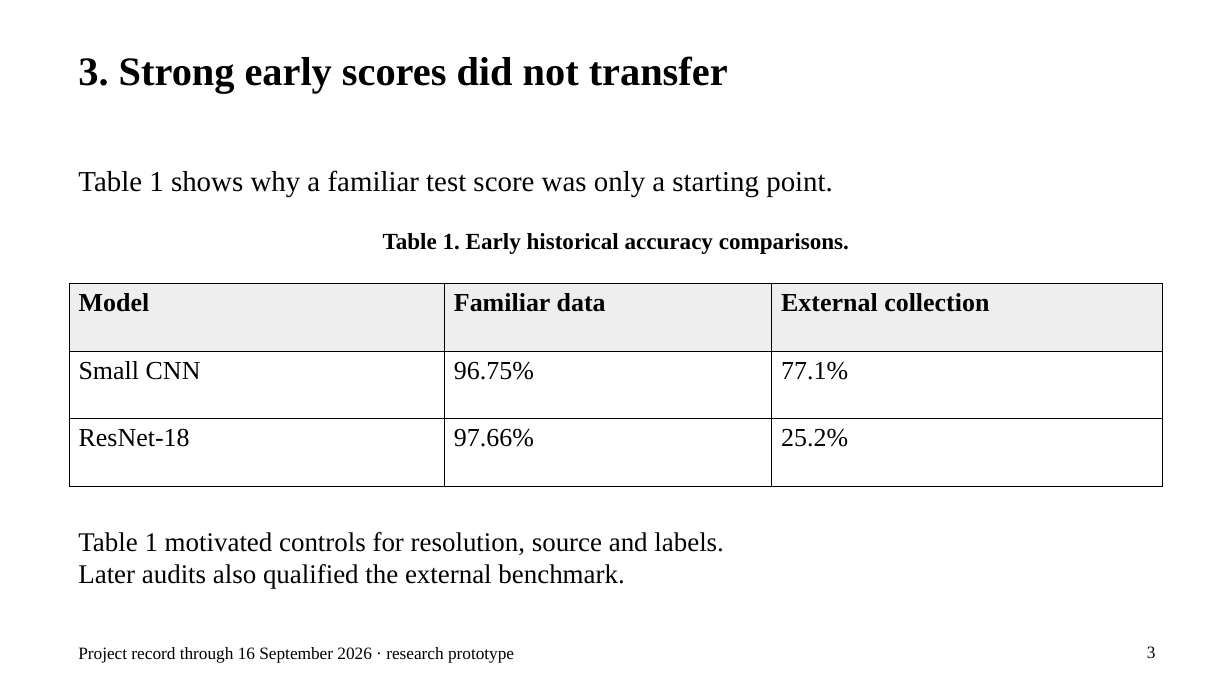
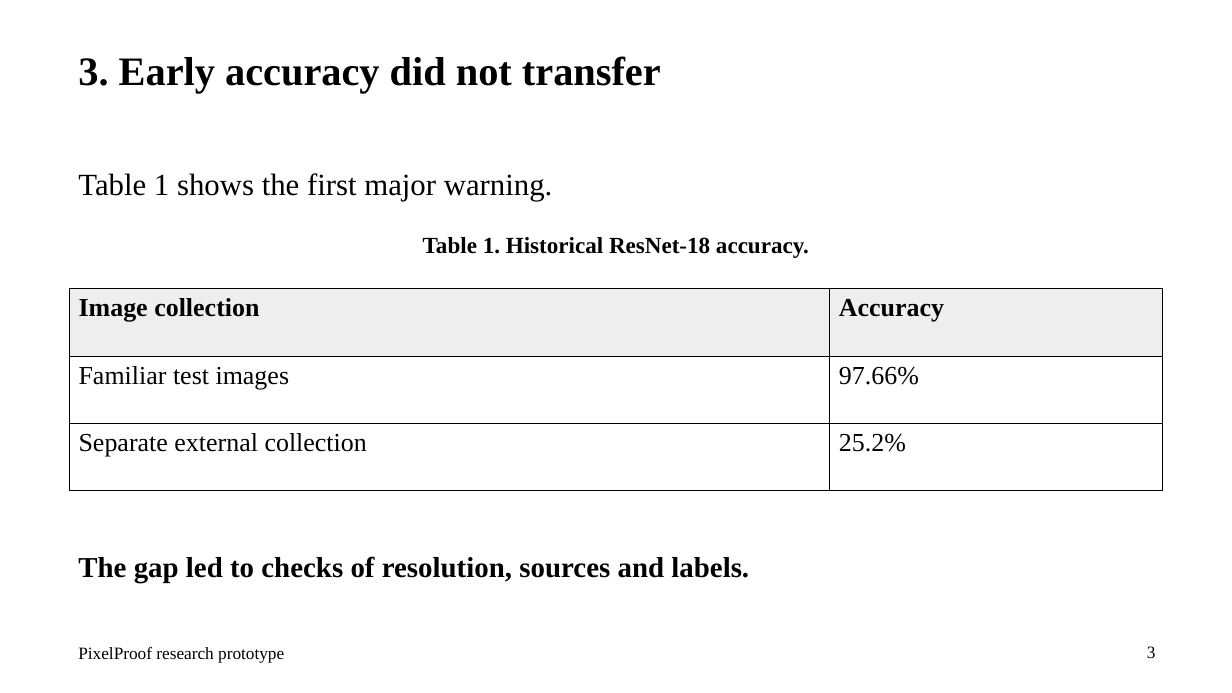
Before and after one commit to EfeHanKeles346/ai-image-detector, a slide deck: slide 3 of rapor/final_2026/deliverables/CS395_Presentation_EfeHan_Keles_25September2026.pptx. Drawn at 1232x693 pixels with LibreOffice and Linux fonts; fonts in the diff are those of the drawing. Boxes give left, top, right and bottom in pixels: in the first picture for what was removed or moved away, otherwise in the second. Text is boxed around its words. In the diff, an @@ line names an element or a change of style, - is before the commit and + after.

```diff
--- a/rapor/final_2026/deliverables/CS395_Presentation_EfeHan_Keles_25September2026.pptx
+++ b/rapor/final_2026/deliverables/CS395_Presentation_EfeHan_Keles_25September2026.pptx
@@ text at [78,56,661,93]: text changed @@
-3. Strong early scores did not transfer
+3. Early accuracy did not transfer
@@ text at [78,173,553,201]: text changed; size 22.5 to 24 pt @@
-Table 1 shows why a familiar test score was only a starting point.
+Table 1 shows the first major warning.
@@ text at [423,237,809,258]: text changed @@
-Table 1. Early historical accuracy comparisons.
+Table 1. Historical ResNet-18 accuracy.
@@ table at [69,288,1163,491] @@
-column 1: Model | Small CNN | ResNet-18
-column 2: Familiar data | 96.75% | 97.66%
-column 3: External collection | 77.1% | 25.2%
+column 1: Image collection | Familiar test images | Separate external collection
+column 2: Accuracy | 97.66% | 25.2%
@@ table: place and size @@
-table at [69,284,1163,486]
+table at [69,288,1163,491]
@@ text at [78,556,749,582]: text changed; size 21 to 22.5 pt; bold on @@
-Table 1 motivated controls for resolution, source and labels.
-Later audits also qualified the external benchmark.
+The gap led to checks of resolution, sources and labels.
@@ text at [78,647,284,663]: text changed @@
-Project record through 16 September 2026 · research prototype
+PixelProof research prototype
```
Also in this commit, not shown: 3 other slides changed, 8 slides added, 11 slides removed, 25 other files.
